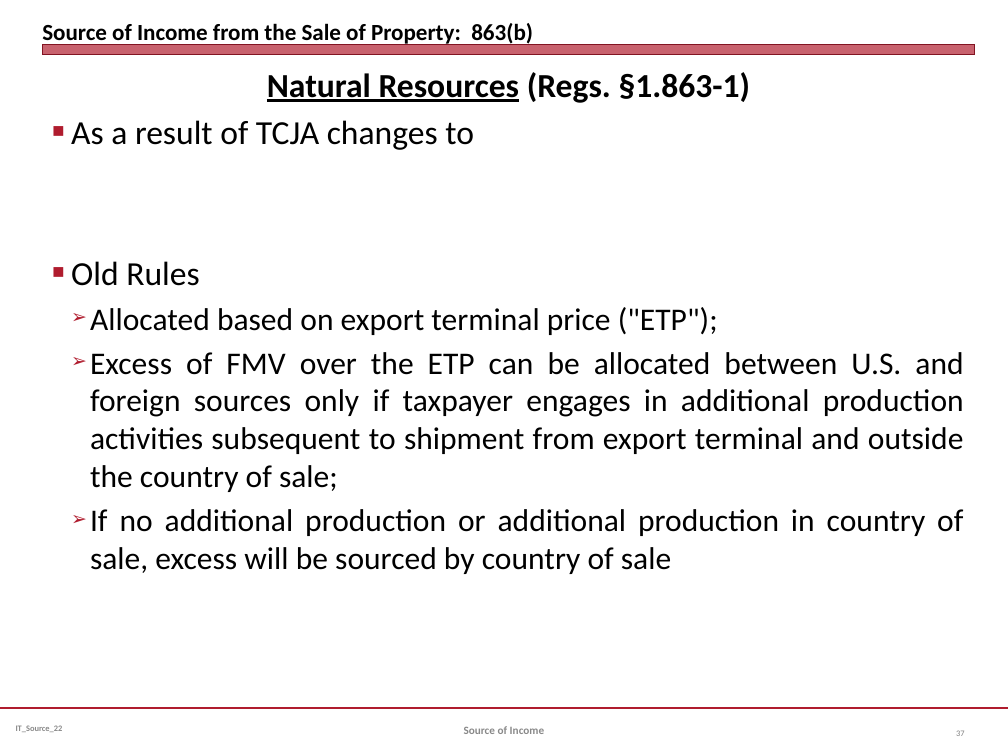
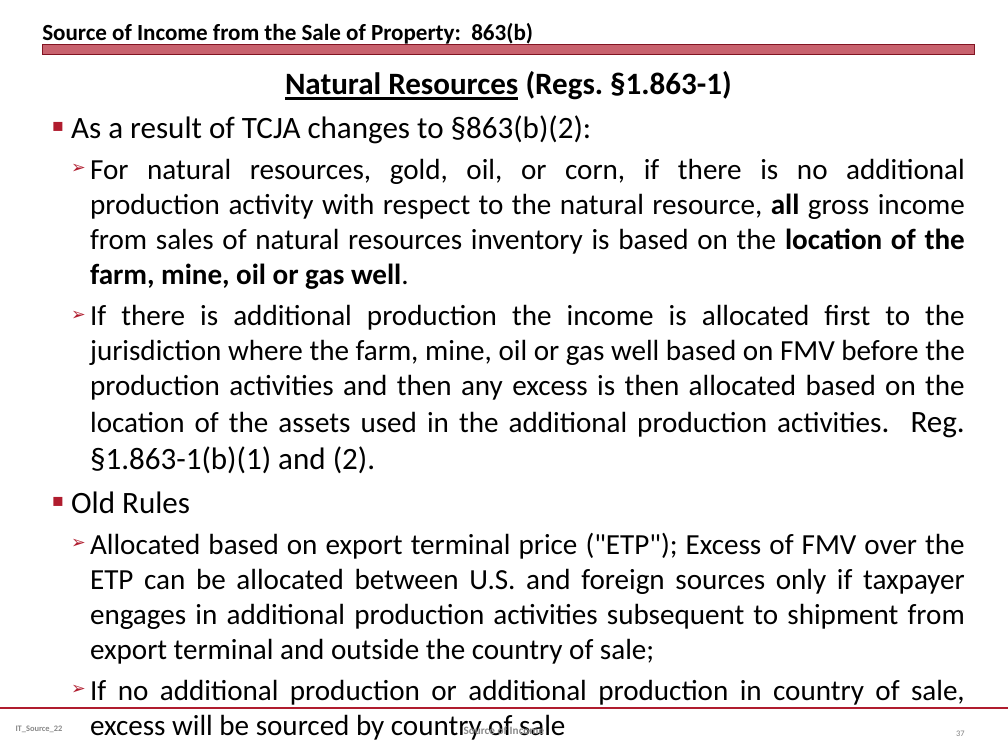
Before and after one commit to jmc877/International-Tax, a slide deck: slide 37 of slides/IT_Source_IntDiv_22.pptx. Drawn at 1008x756 pixels with LibreOffice and Linux fonts; fonts in the diff are those of the drawing. Boxes give left, top, right and bottom in pixels: in the first picture for what was removed or moved away, otherwise in the second. Text is boxed around its words. In the diff, an @@ line names an element or a change of style, - is before the commit and + after.

```diff
--- a/slides/IT_Source_IntDiv_22.pptx
+++ b/slides/IT_Source_IntDiv_22.pptx
@@ text at [71,71,965,705]: size 24 to 22.2 pt in "Natural Resources (Regs. §1.863-1)", "Old Rules"; size 22.5 to 20.8 pt in "If no additional production or additional production ..." @@
@@ text at [71,115,965,473]: text changed; size 24 to 20.8 pt @@
-■ As a result of TCJA changes to
+■ As a result of TCJA changes to §863(b)(2):
+  ➢ For natural resources, gold, oil, or corn, if there is no additional production activity with respect to the natural resource, all gross income from sales of natural resources inventory is based on the location of the farm, mine, oil or gas well.
+  ➢ If there is additional production the income is allocated first to the jurisdiction where the farm, mine, oil or gas well based on FMV before the production activities and then any excess is then allocated based on the location of the assets used in the additional production activities. Reg. §1.863-1(b)(1) and (2).
@@ text at [90,533,965,664]: text changed; size 22.5 to 20.8 pt @@
-  ➢ Allocated based on export terminal price ("ETP");
-  ➢ Excess of FMV over the ETP can be allocated between U.S. and foreign sources only if taxpayer engages in additional production activities subsequent to shipment from export terminal and outside the country of sale;
+  ➢ Allocated based on export terminal price ("ETP"); Excess of FMV over the ETP can be allocated between U.S. and foreign sources only if taxpayer engages in additional production activities subsequent to shipment from export terminal and outside the country of sale;
```
Also in this commit, not shown: 1 other file.
